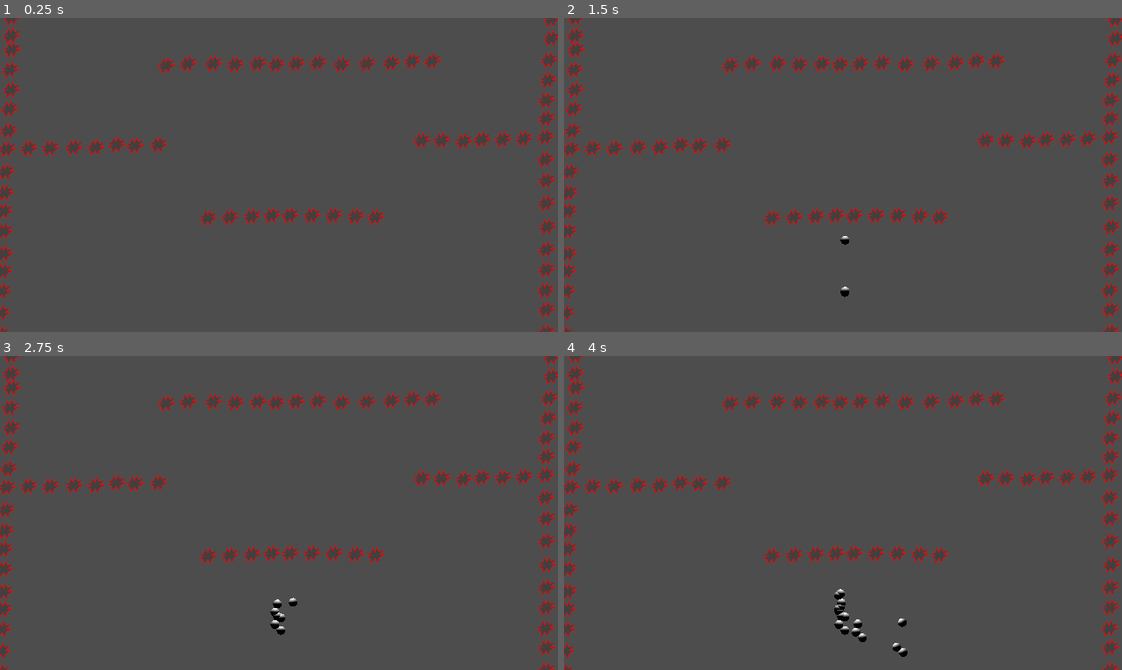
Above: before the commit, frames 1-4 (two rows, left to right).
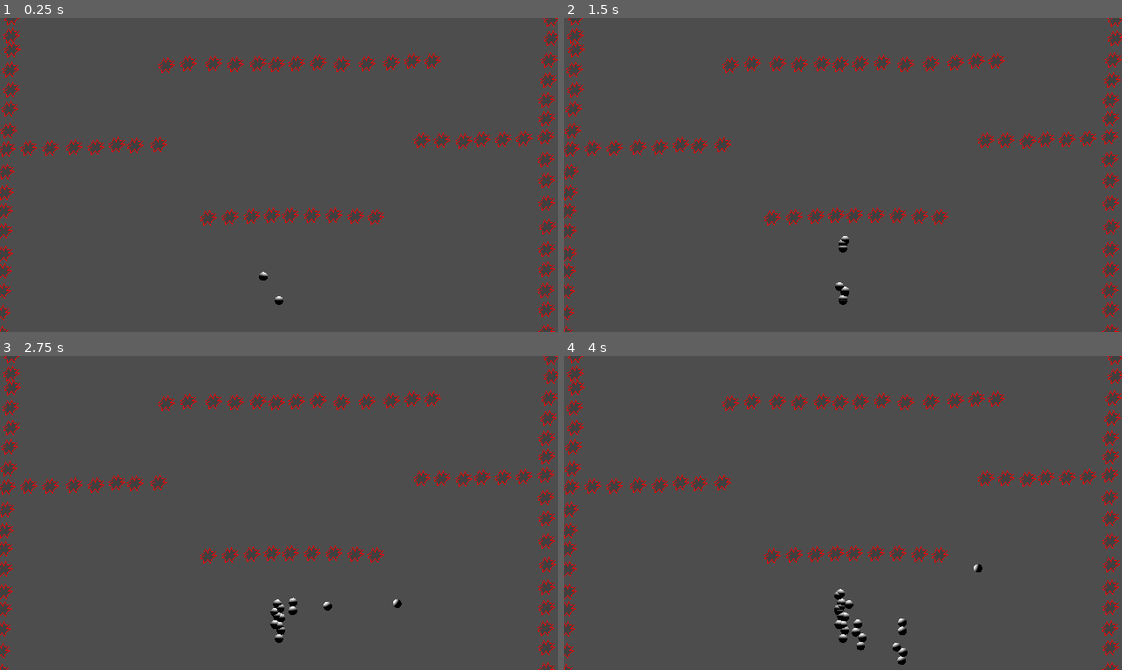
Above: after the commit, the same moments.

Repository: Raattis/ggj25
Game: Godot game, scene res://riku/maailma.tscn
Two runs of this game, one before a commit and one after it. Both use one fixed random seed, a clock stepped at 60 frames per second and the inputs below. The engine's default icon, where the game draws it, is replaced by a stand-in: a white triangle on a blue panel in a dark square.
Inputs (mouse positions are in pixels of both pictures, inside the frame that each line leads up to):
- Up to frame 1 (0.25 s): no input
- Up to frame 2 (1.5 s): move the mouse to (965, 159) at 0.52 s; press the mouse at (965, 159) at 0.53 s; move the mouse to (731, 190) at 1.27 s; release the mouse at (731, 190) at 1.28 s; tap Space (launch) at 1.35 s
- Up to frame 3 (2.75 s): click (167, 528) at 1.55 s; move the mouse to (334, 443) at 2.02 s; hold Middle mouse button (move_camera) from 2.03 s (still down); click (334, 443) at 2.3 s
- Up to frame 4 (4 s): move the mouse to (815, 575) at 2.77 s; release Middle mouse button (move_camera) at 2.78 s; click (815, 575) at 2.85 s; move the mouse to (1010, 560) at 3.52 s; press the mouse at (1010, 560) at 3.53 s

The runs differ from the first frame. In frame 1, less than 0.1% of the frame differs, in the area x 46-51%, y 80-92%; in frame 2, 0.1%; in frame 3, 0.2%; in frame 4, 0.2%, in the area x 49-75%, y 66-99%.

Commit message:
cluster graphics

Diff:
--- a/godot-project/riku/cluster.gd
+++ b/godot-project/riku/cluster.gd
@@ -9,6 +9,13 @@
 	impulse_cooldown -= delta
 	if global_position.length() > 10000:
 		queue_free()
+	var view_size = get_viewport_rect().size
+	for child in get_children() as Array[Node2D]:
+		var renderer: SceneVis = scenevis.find_child("BubbleSceneRenderer")
+		renderer.push_bubble(
+			(child.global_position - view_size / 2.0) / view_size.y,
+			child.shape.get_radius() / view_size.y
+		)
 
 func pop(pop_position: Vector2):
 	var effekti = POKS.instantiate()
--- a/godot-project/riku/kupla_coll.gd
+++ b/godot-project/riku/kupla_coll.gd
@@ -1,6 +1,7 @@
 extends CollisionShape2D
 
 func _process(delta: float) -> void:
+	return
 	var renderer: SceneVis = scenevis.find_child("BubbleSceneRenderer")
 	var view_size = get_viewport_rect().size
 	renderer.push_bubble(
--- a/godot-project/riku/kursori.gd
+++ b/godot-project/riku/kursori.gd
@@ -26,6 +26,13 @@
 	var target_pos := target.find_closest_spot(position)
 	var t :float= 1.0 - pow(0.00001, delta)
 	uusi_kupla.global_position = lerp(uusi_kupla.global_position, target_pos, t)
+
+	var view_size = get_viewport_rect().size
+	var renderer: SceneVis = scenevis.find_child("BubbleSceneRenderer")
+	renderer.push_bubble(
+		(uusi_kupla.global_position - view_size / 2.0) / view_size.y,
+		target.get_child(0).shape.get_radius() / view_size.y
+	)
 	if Input.is_action_pressed("spawn"):
 		if not was_pressd:
 			was_pressd = true
@@ -34,7 +41,6 @@
 			cll.add_child(gfx)
 			target.add_child(cll)
 			cll.global_position = uusi_kupla.global_position
-			#gfx.global_position = uusi_kupla.global_position
 			launch()
 	else:
 		was_pressd = false
@@ -42,15 +48,10 @@
 	if launch_cooldown < 0:
 		launch()
 
+
+
 	if Input.is_action_pressed("move_camera"):
 		Input.get_last_mouse_velocity()
-
-	if Input.is_mouse_button_pressed(MOUSE_BUTTON_RIGHT):
-		Engine.physics_ticks_per_second = 120
-		Engine.time_scale = 2
-	else:
-		Engine.physics_ticks_per_second = 60
-		Engine.time_scale = 1
 
 func launch():
 	launch_cooldown = 1.0
